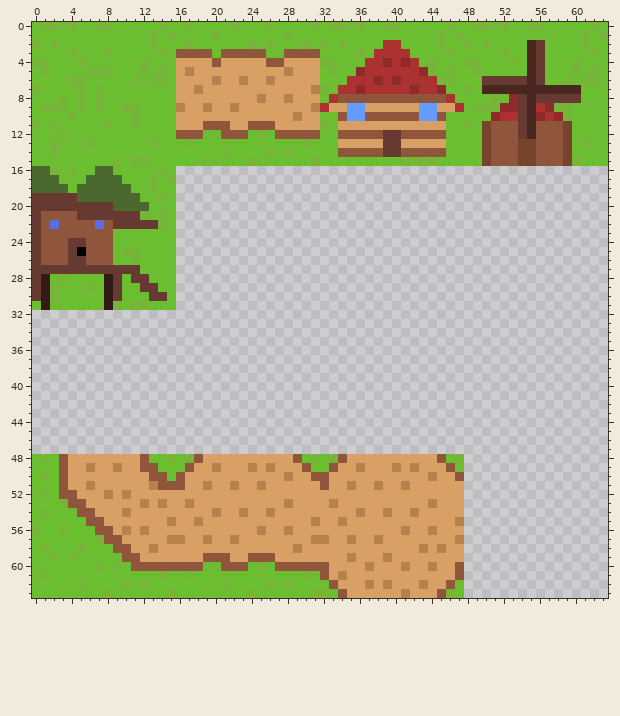
Edited in one commit: pixel-art sprite (assets/titleset.png). Above: the version before the commit.
The file is 64x64 pixels.
The result:
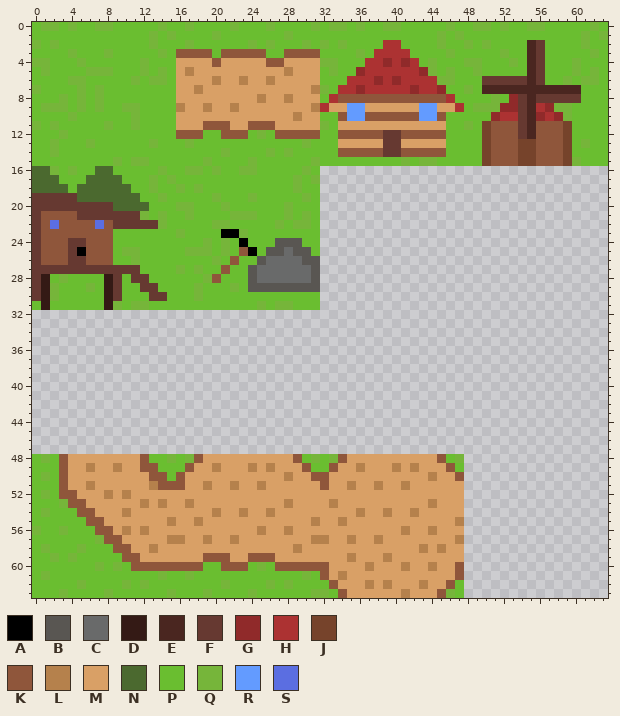
Palette (. is transparent): A #000000  B #595652  C #696a6a  D #341a15  E #4a2620  F #663931  G #902a2a  H #ac3232  J #76432b  K #8f563b  L #b5814c  M #d9a066  N #4b692f  P #6abe30  Q #76b53a  R #639bff  S #5b6ee1
The exact change:
@@ x 14..33 @@
 15 PPPPPQPPPPQPPPPPPQPP
-16 QP..................
-17 PQ..................
-18 PP..................
-19 QP..................
-20 PP..................
-21 QP..................
-22 QP..................
-23 PP..................
-24 PP..................
-25 PP..................
-26 PP..................
-27 PP..................
-28 PP..................
-29 PP..................
-30 FP..................
-31 PP..................
+16 QPPQQPQPPQQPPPPPQP..
+17 PQPPPPPPPPPPPPPQPQ..
+18 PPQPQPPPPPPPPPPQPP..
+19 QPPPPPQPPPQPPPPPQP..
+20 PPQQPPPQPPPPPPQPPP..
+21 QPPQPPPPQQQPPPQPQP..
+22 QPPPPPQQPPPPPQPQQP..
+23 PPQPPPPAAQPPPPPPPP..
+24 PPPPPQPQPAPPPBBBPP..
+25 PPPQQQPQPKAPBBCBBP..
+26 PPPPPPQPKPPBCCCCBB..
+27 PPQPQPPKPPBCCCCCCB..
+28 PPPPPQKPPPBCCCCCCB..
+29 PPPPQPPPQPBBBBBBBB..
+30 FPPPQPPPPPPPPPPPPP..
+31 PPPPPPPPPPPQPQQPPP..
 32 ....................
Pixel boxes of the changes (left, top, right, bottom) in both pictures:
added: (176, 166, 320, 310)
